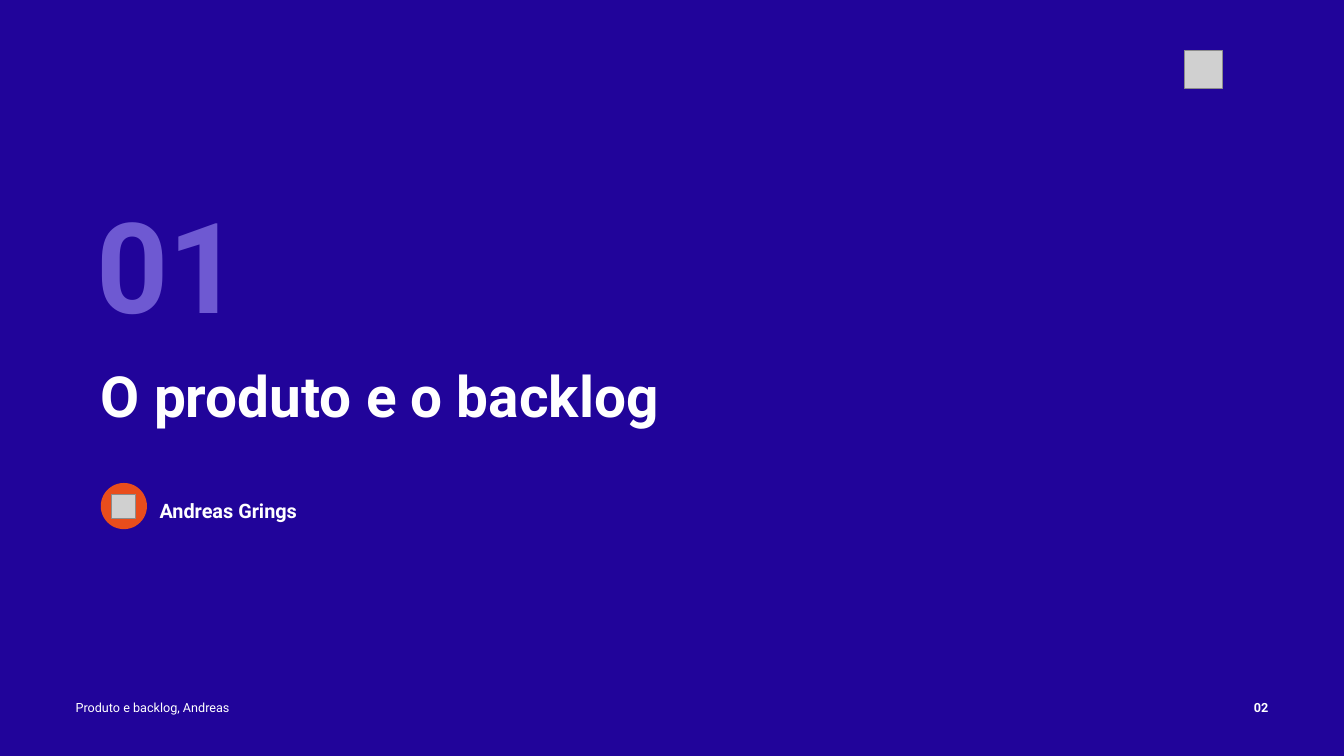
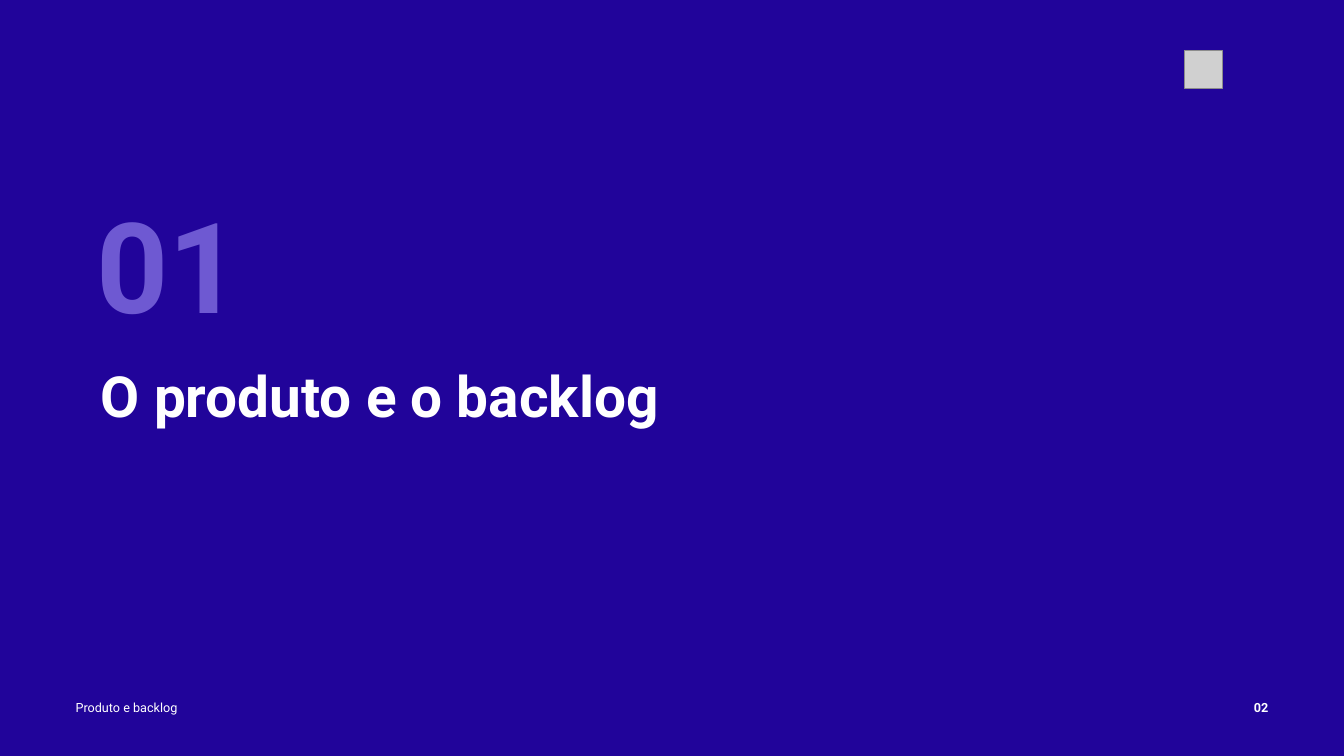
Before and after one commit to tcpassos/invite-app, a slide deck: slide 2 of trabalhos/T4-Pitch-Final.pptx. Drawn at 1344x756 pixels with LibreOffice and Linux fonts; fonts in the diff are those of the drawing; grey boxes stand for pictures. Boxes give left, top, right and bottom in pixels: in the first picture for what was removed or moved away, otherwise in the second. Text is boxed around its words. In the diff, an @@ line names an element or a change of style, - is before the commit and + after.

```diff
--- a/trabalhos/T4-Pitch-Final.pptx
+++ b/trabalhos/T4-Pitch-Final.pptx
@@ ellipse removed at [101, 483, 147, 529] @@
@@ picture removed at [112, 494, 136, 518] @@
@@ text removed at [160, 503, 297, 522] @@
-Andreas Grings
@@ text at [76, 702, 177, 715]: text changed @@
-Produto e backlog, Andreas
+Produto e backlog
```
Also in this commit, not shown: 3 other slides changed, 4 other files.
